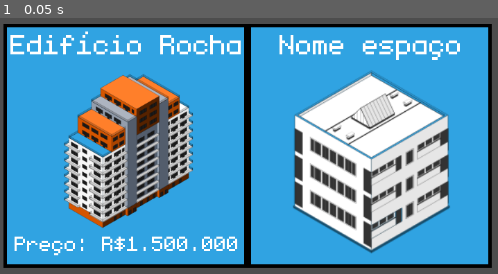
Above: before the commit, frame 1.
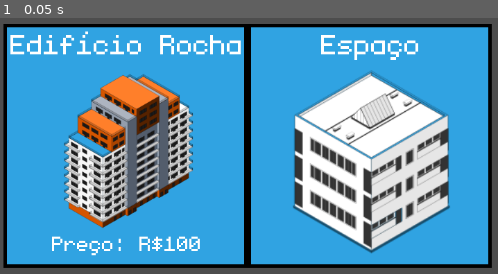
Above: after the commit, the same moment.

Repository: Disklo/MonopolyGodot
Game: Godot game, scene res://scenes/tabuleiro.tscn
Same seed, same stepped clock (60 frames per second), same inputs: the game is played once before the commit and once after it. This scene is started directly instead of the project's main scene.
Inputs:
- Up to frame 1 (0.05 s): no input

The runs differ from the first frame. In frame 1, 2.6% of the frame differs, in the area x 2-93%, y 6-93%.

Commit message:
Nomes dinâmicos nos espaços

Diff:
--- a/scenes/Espacos/espaco.tscn
+++ b/scenes/Espacos/espaco.tscn
@@ -24,12 +24,12 @@
 scale = Vector2(1.275, 1.275)
 texture = ExtResource("2_eyok3")
 
-[node name="Nome" type="RichTextLabel" parent="."]
+[node name="NomeLabel" type="RichTextLabel" parent="."]
 offset_left = 6.0
 offset_top = 1.0
 offset_right = 350.0
 offset_bottom = 56.0
 theme_override_fonts/normal_font = ExtResource("3_ku6qd")
 theme_override_font_sizes/normal_font_size = 64
-text = "Nome espaço"
+text = "Espaço (teste)"
 horizontal_alignment = 1
--- a/scenes/Espacos/propriedade.tscn
+++ b/scenes/Espacos/propriedade.tscn
@@ -6,6 +6,7 @@
 
 [node name="Propriedade" type="Node2D"]
 script = ExtResource("1_7fl57")
+nome = "Edifício Rocha"
 
 [node name="ColorRect2" type="ColorRect" parent="."]
 offset_right = 352.0
@@ -24,7 +25,7 @@
 scale = Vector2(0.752708, 0.752709)
 texture = ExtResource("2_6iv0k")
 
-[node name="Nome" type="RichTextLabel" parent="."]
+[node name="NomeLabel" type="RichTextLabel" parent="."]
 offset_left = 6.0
 offset_top = 1.0
 offset_right = 350.0
@@ -34,7 +35,7 @@
 text = "Edifício Rocha"
 horizontal_alignment = 1
 
-[node name="Preço" type="RichTextLabel" parent="."]
+[node name="PrecoLabel" type="RichTextLabel" parent="."]
 offset_left = 6.0
 offset_top = 296.0
 offset_right = 350.0
@@ -44,7 +45,8 @@
 text = "Preço: R$1.500.000"
 horizontal_alignment = 1
 
-[node name="Aluguel" type="RichTextLabel" parent="."]
+[node name="AluguelLabel" type="RichTextLabel" parent="."]
+visible = false
 offset_left = 6.0
 offset_top = 296.0
 offset_right = 350.0
--- a/scripts/espaco.gd
+++ b/scripts/espaco.gd
@@ -5,7 +5,13 @@
 
 # Variáveis exportadas para serem configuradas no editor do Godot
 @export var indice: int = 0
+
 @export var nome: String = "Espaço"
+
+@onready var nome_label: RichTextLabel = $NomeLabel
+
+func _ready() -> void:
+	nome_label.text = nome
 
 # Função virtual que será chamada quando um jogador parar neste espaço.
 # Cada tipo de espaço (propriedade, sorte, etc.) terá sua própria implementação.
--- a/scripts/propriedade.gd
+++ b/scripts/propriedade.gd
@@ -10,6 +10,13 @@
 # O jogador que é o dono dessa propriedade. Fica nulo se não tiver dono.
 var dono: Jogador = null
 
+@onready var preco_label: RichTextLabel = $PrecoLabel
+@onready var aluguel_label: RichTextLabel = $AluguelLabel
+
+func _ready() -> void:
+	super._ready()
+	preco_label.text = "Preço: R$" + str(preco)
+	aluguel_label.text = "Aluguel: R$" + str(aluguel_base)
 
 # Sobrescreve a função da classe Espaco
 func ao_parar(jogador: Jogador) -> void:
